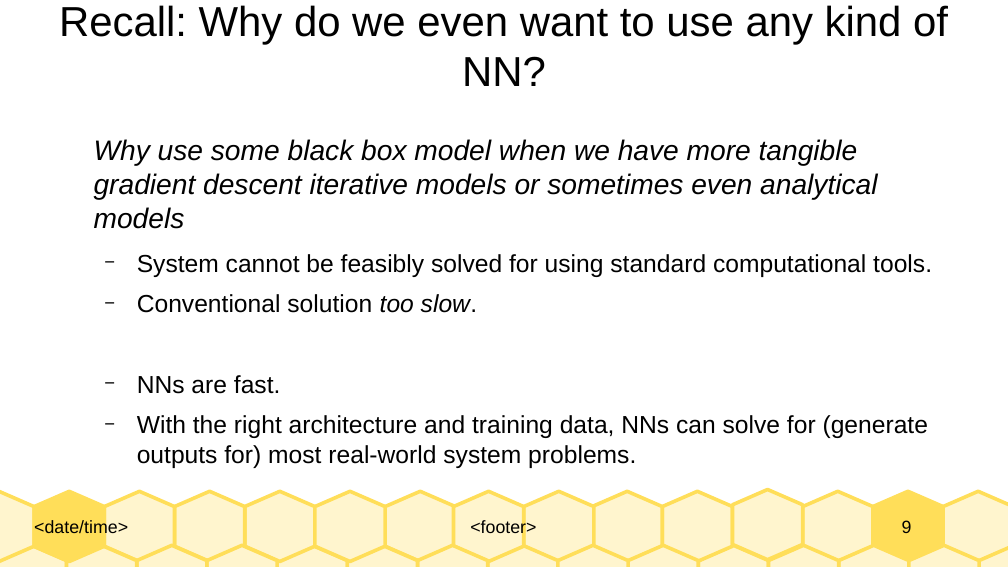
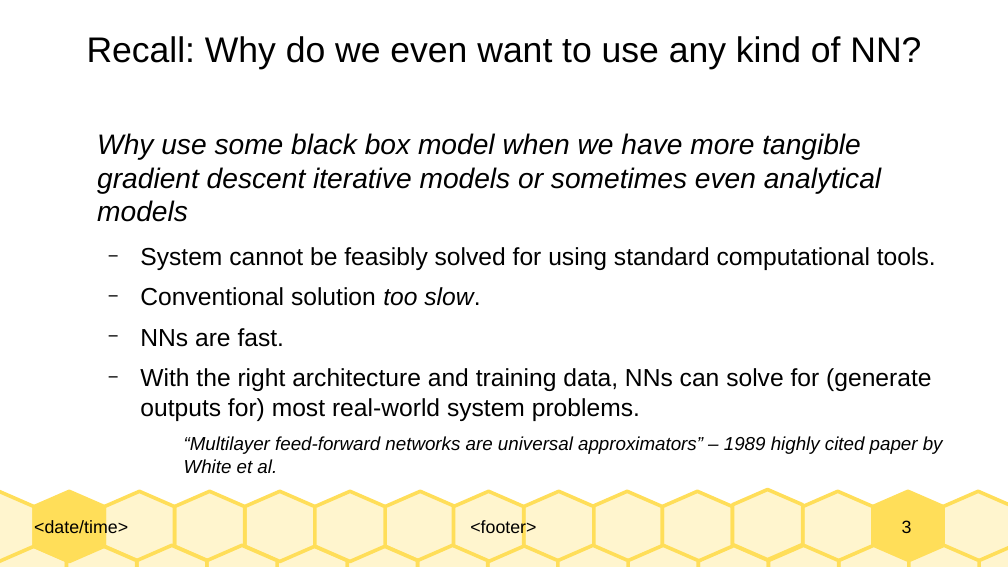
Before and after one commit to Realife-Brahmin/OriginalDocsHub, a slide deck: slide 3 of research_showcase/physicsInformedNeuralNetworks_aryan_ritwajeet_jha.odp (slide 9 before the commit). Drawn at 1008x567 pixels with LibreOffice and Linux fonts; fonts in the diff are those of the drawing. Boxes give left, top, right and bottom in pixels: in the first picture for what was removed or moved away, otherwise in the second. Text is boxed around its words. In the diff, an @@ line names an element or a change of style, - is before the commit and + after.

```diff
--- a/research_showcase/physicsInformedNeuralNetworks_aryan_ritwajeet_jha.odp
+++ b/research_showcase/physicsInformedNeuralNetworks_aryan_ritwajeet_jha.odp
@@ title "Recall: Why do we even ..." at [87,36,921,70]: size 33 to 28 pt @@
@@ text at [184,436,943,454]: paragraph added @@
+    “Multilayer feed-forward networks are universal approximators” – 1989 highly cited paper by White et al.
@@ page number at [902,520,912,533]: text changed @@
-9
+3
```
Also in this commit, not shown: 6 other slides changed, 1 other file.
